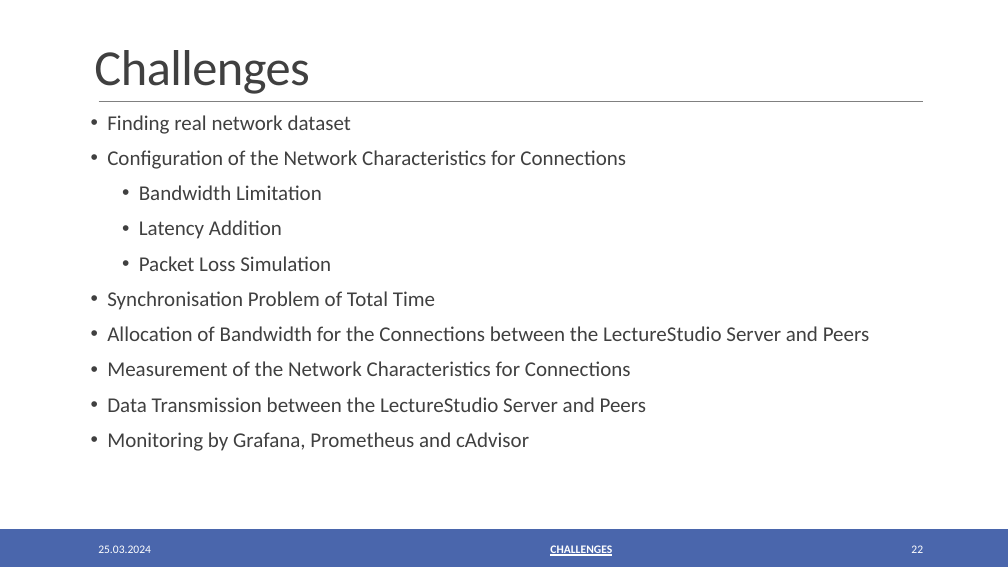
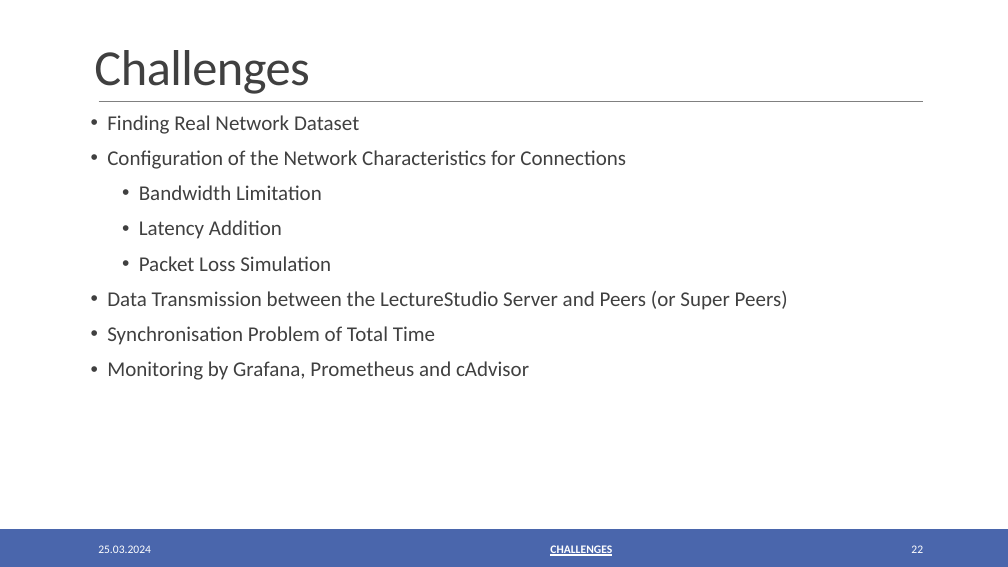
Before and after one commit to oezcankaraca/abschlussvortrag, a slide deck: slide 22 of Abschlussvortrag.pptx. Drawn at 1008x567 pixels with LibreOffice and Linux fonts; fonts in the diff are those of the drawing. Boxes give left, top, right and bottom in pixels: in the first picture for what was removed or moved away, otherwise in the second. Text is boxed around its words. In the diff, an @@ line names an element or a change of style, - is before the commit and + after.

```diff
--- a/Abschlussvortrag.pptx
+++ b/Abschlussvortrag.pptx
@@ text at box(107, 115, 359, 134): text changed @@
-• Finding real network dataset
+• Finding Real Network Dataset
@@ text at box(107, 291, 788, 310): paragraph added @@
+• Data Transmission between the LectureStudio Server and Peers (or Super Peers)
@@ text at box(107, 326, 870, 412): paragraphs removed @@
-• Allocation of Bandwidth for the Connections between the LectureStudio Server and Peers
-• Measurement of the Network Characteristics for Connections
-• Data Transmission between the LectureStudio Server and Peers
```
Also in this commit, not shown: 10 other slides changed, 3 other files.
